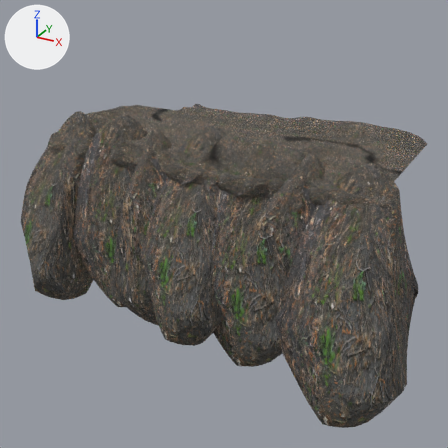
The glTF model Editor/assets/models/canyon/top02.gltf: old version first, new version second.
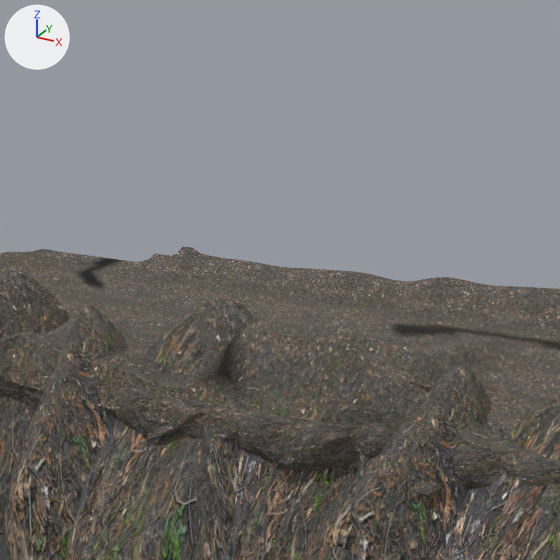
Each version is shown whole from a camera (50 mm lens) standing at (52.2, -95.1, 31.9) and looking at (2.1, -4.1, -13.6), then close up on the part from 26% to 79% of the width and 0% to 53% of the height. The axes (+X, +Y, +Z) are drawn at upper left. The lights are the same throughout. Where no turn or scale is listed for an object, it has been applied to the vertices.

Objects in the first close-up: 'GroundTop2', 'Rock.1093', 'Rock.1095', 'Rock.1096', 'Rock.1097', 'Rock.1098', 'Rock.1099', 'Rock.1102', 'Rock.1103', 'Rock.1104', 'Rock.1106', 'Rock.1112'.
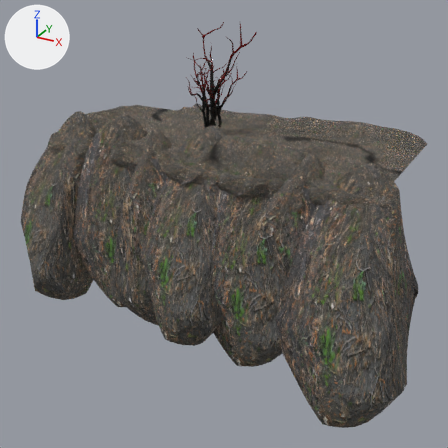
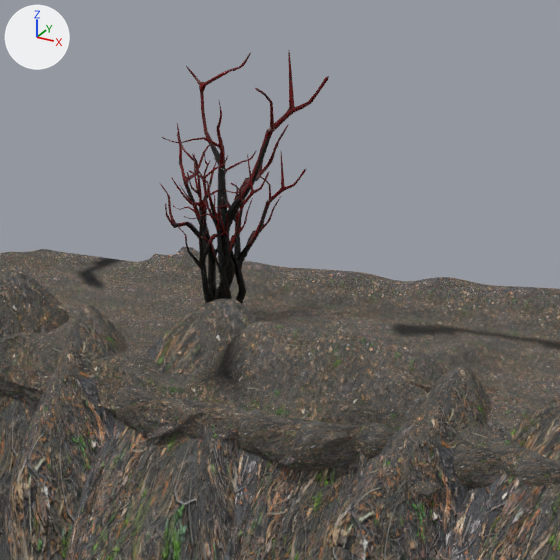
Patch to the scene script:
```diff
--- a/Editor/assets/models/canyon/top02.gltf.py
+++ b/Editor/assets/models/canyon/top02.gltf.py
@@ img_treenormal @@
+img_treenormal = load_image('treeNormal', '../../textures/tree/normal.jpg', 1024, 1024, 'Non-Color')
@@ img_treecolor @@
+img_treecolor = load_image('treeColor', '../../textures/tree/baseColor.jpg', 1024, 1024, 'sRGB')
@@ mat_tree_002 @@
+mat_tree_002 = bpy.data.materials.new('Tree.002')
+# uses the picture img_treecolor
+# uses the picture img_treenormal
@@ me_tree_002 @@
+me_tree_002.from_pydata(...)  # 1149 vertices, 2270 faces; spans x -3.5..4.4, y 0.0..21.5, z -4.9..5.5
+me_tree_002.materials.append(mat_tree_002)
@@ ob_cone_048 @@
+ob_cone_048 = bpy.data.objects.new('Cone.048', me_tree_002)
+ob_cone_048.location = (-5.1, 4.17, -1.15)
+ob_cone_048.rotation_euler = (1.516, -0.0719, -2.195)  # degrees (87, -4.1, -126)
+ob_cone_048.scale = (1.27, 1.04, 1.27)
@@ ob_cone_047 @@
+ob_cone_047 = bpy.data.objects.new('Cone.047', me_tree_002)
+ob_cone_047.location = (-5.77, 3.73, -1.15)
+ob_cone_047.rotation_euler = (1.473, 0.0556, 3.062)  # degrees (84, 3.2, 175)
+ob_cone_047.scale = (0.694, 0.694, 0.694)
@@ ob_cone_042 @@
+ob_cone_042 = bpy.data.objects.new('Cone.042', me_tree_002)
+ob_cone_042.location = (-5.94, 5.25, -1.15)
+ob_cone_042.rotation_euler = (1.514, -0.134, 0.263)  # degrees (87, -7.7, 15)
+ob_cone_042.scale = (0.93, 0.764, 0.93)
@@ ob_cone_041 @@
+ob_cone_041 = bpy.data.objects.new('Cone.041', me_tree_002)
+ob_cone_041.location = (-4.19, 5.06, -1.15)
+ob_cone_041.rotation_euler = (1.516, -0.0719, -2.195)  # degrees (87, -4.1, -126)
+ob_cone_041.scale = (0.845, 0.694, 0.844)
@@ ob_cone_037 @@
+ob_cone_037 = bpy.data.objects.new('Cone.037', me_tree_002)
+ob_cone_037.location = (-4.21, 3.63, -1.15)
+ob_cone_037.rotation_euler = (1.473, 0.0556, -2.204)  # degrees (84, 3.2, -126)
+ob_cone_037.scale = (0.694, 0.694, 0.694)
```

Where the change shows, as pixel boxes (x1, y1, x2, y2) in the close-ups (560 x 560 px):
'Cone.048', added: after (162, 52, 329, 300)
'Cone.041', added: after (205, 150, 306, 304)
'Cone.042', added: after (160, 123, 240, 301)
'Cone.037', added: after (184, 154, 269, 299)
'Cone.047', added: after (171, 154, 229, 303)
